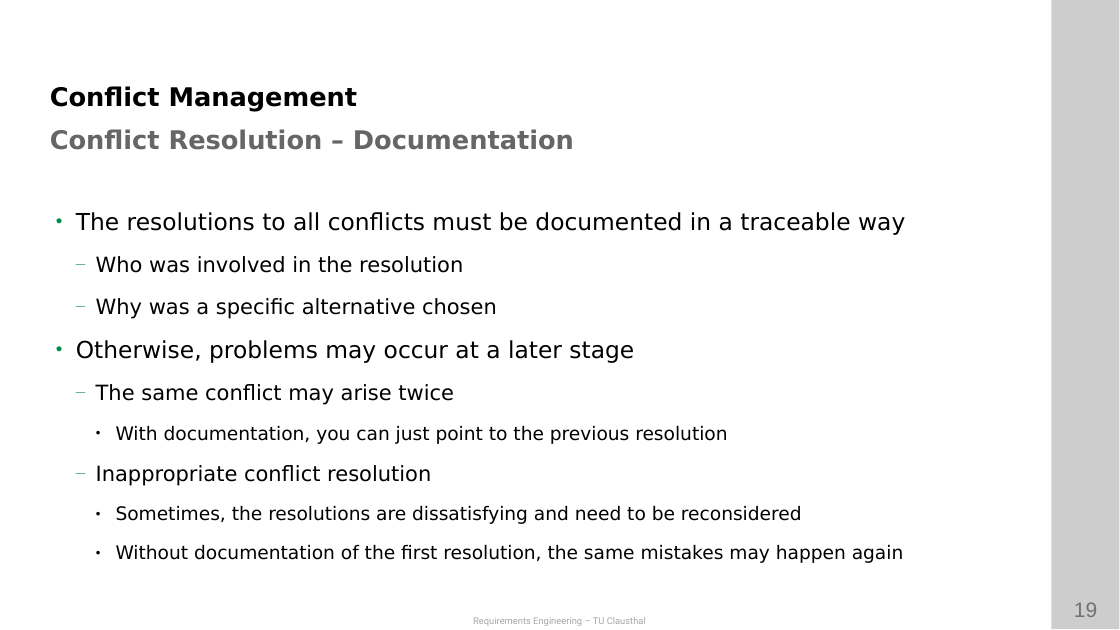
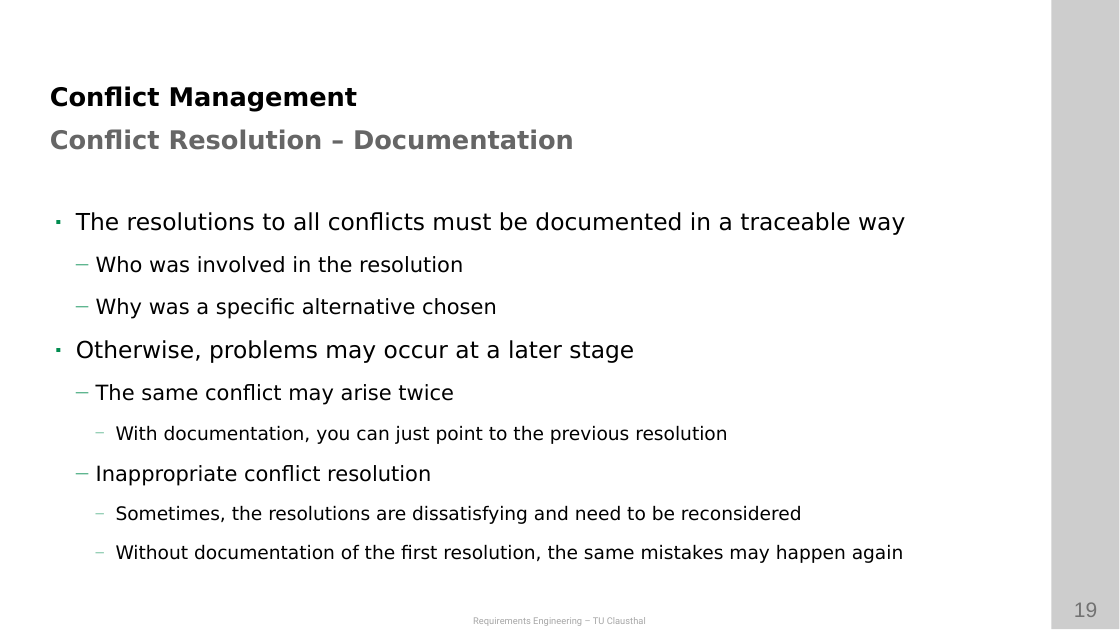
Before and after one commit to ETCE-LAB/teaching-material, a slide deck: slide 19 of Requirements-Engineering/RE-L05-Negotiation.pptx. Drawn at 1120x630 pixels with LibreOffice and Linux fonts; fonts in the diff are those of the drawing; background and template pictures are left out. Boxes give left, top, right and bottom in pixels: in the first picture for what was removed or moved away, otherwise in the second. Text is boxed around its words. In the diff, an @@ line names an element or a change of style, - is before the commit and + after.

```diff
--- a/Requirements-Engineering/RE-L05-Negotiation.pptx
+++ b/Requirements-Engineering/RE-L05-Negotiation.pptx
@@ text "The resolutions to all conflicts ..." at [76,212,905,563]: bullet • to ◾; bullet ● to —; bullet colour #000000 to #008C4F @@
```
Also in this commit, not shown: 13 other slides changed, 3 other files.
